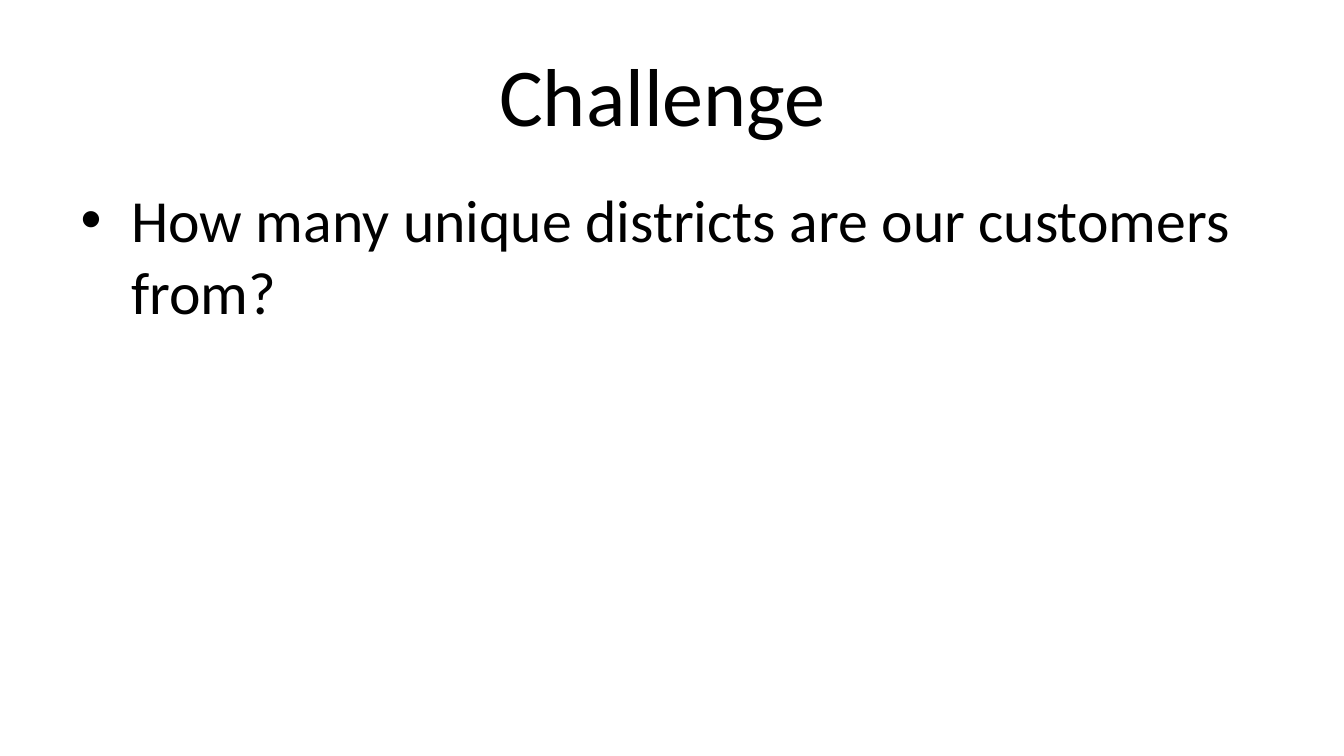
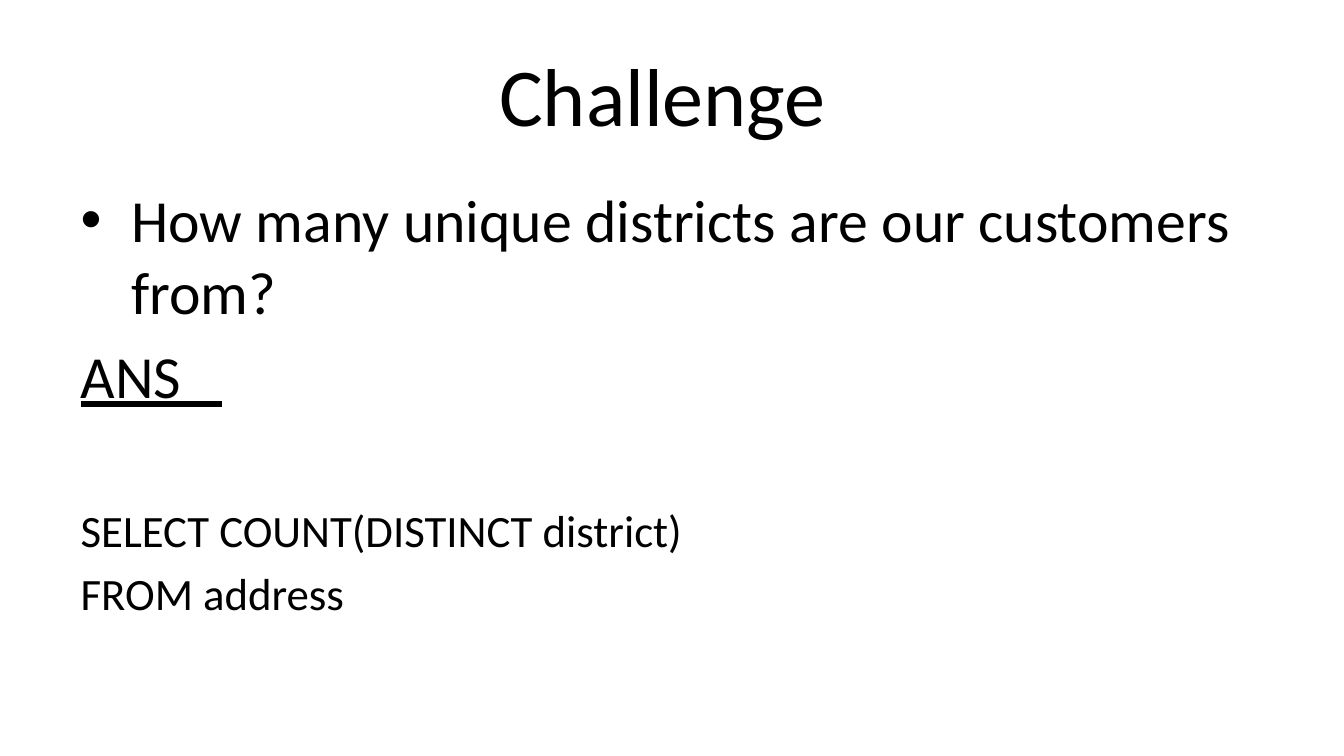
Before and after one commit to N-Chaiyatorn/pythonjourney, a slide deck: slide 10 of sql/1_fundamentals/general+challenge+1.pptx (slide 9 before the commit). Drawn at 1344x756 pixels with LibreOffice and Linux fonts; fonts in the diff are those of the drawing. Boxes give left, top, right and bottom in pixels: in the first picture for what was removed or moved away, otherwise in the second. Text is boxed around its words. In the diff, an @@ line names an element or a change of style, - is before the commit and + after.

Commit message:
Send challenge sec1

```diff
--- a/sql/1_fundamentals/general+challenge+1.pptx
+++ b/sql/1_fundamentals/general+challenge+1.pptx
@@ text at box(81, 359, 682, 611): paragraphs added @@
+ANS
+SELECT COUNT(DISTINCT district)
+FROM address
```
Also in this commit, not shown: 5 other slides changed, 1 slide added.
